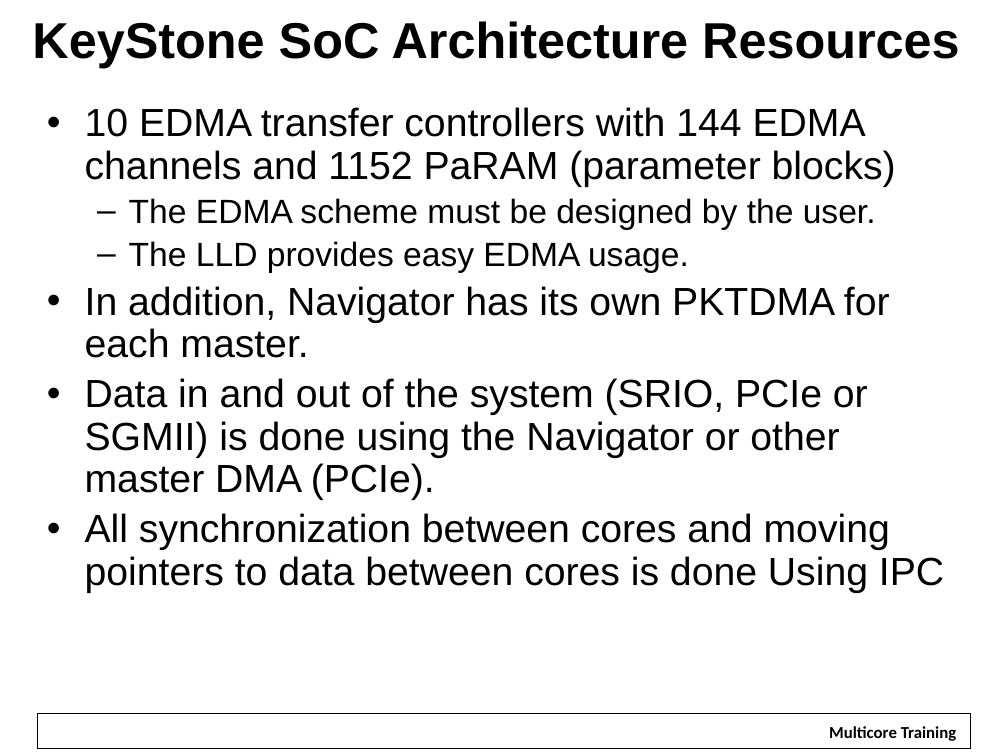
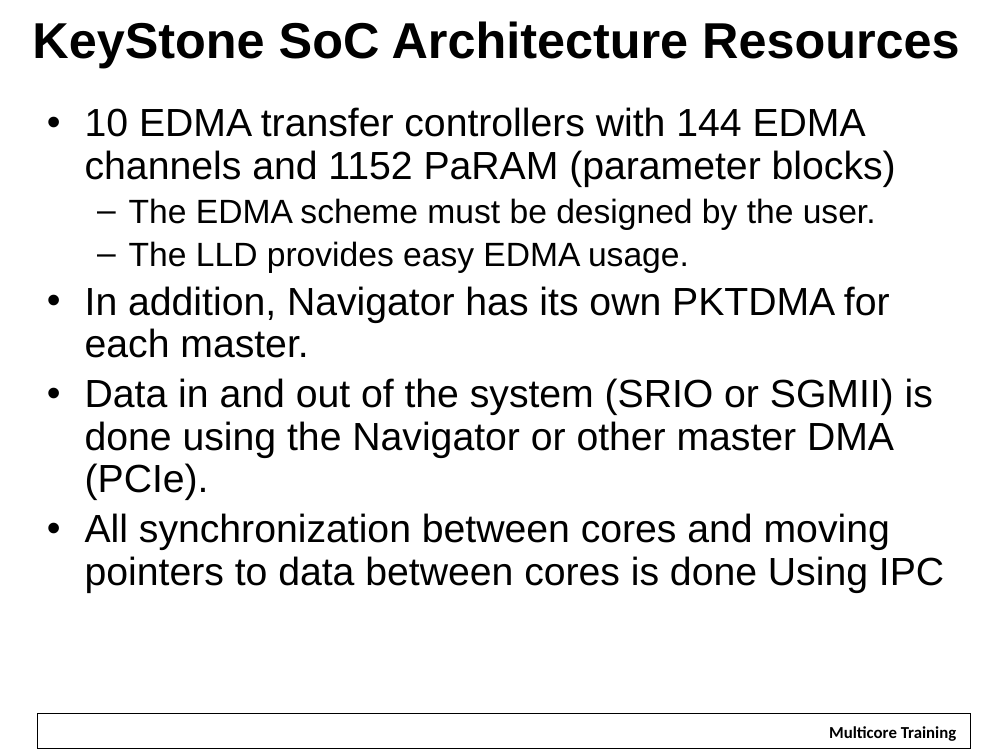
Before and after one commit to hari1989/keystone-workshop, a slide deck: slide 31 of slides/Multicore Design.pptx. Drawn at 1008x756 pixels with LibreOffice and Linux fonts; fonts in the diff are those of the drawing; background and template pictures are left out. Boxes give left, top, right and bottom in pixels: in the first picture for what was removed or moved away, otherwise in the second. Text is boxed around its words. In the diff, an @@ line names an element or a change of style, - is before the commit and + after.

```diff
--- a/slides/Multicore Design.pptx
+++ b/slides/Multicore Design.pptx
@@ text at <box>85,378,933,500</box>: text changed @@
-• Data in and out of the system (SRIO, PCIe or SGMII) is done using the Navigator or other master DMA (PCIe).
+• Data in and out of the system (SRIO or SGMII) is done using the Navigator or other master DMA (PCIe).
```
Also in this commit, not shown: 7 other slides changed, 7 slides added, 7 slides removed.
